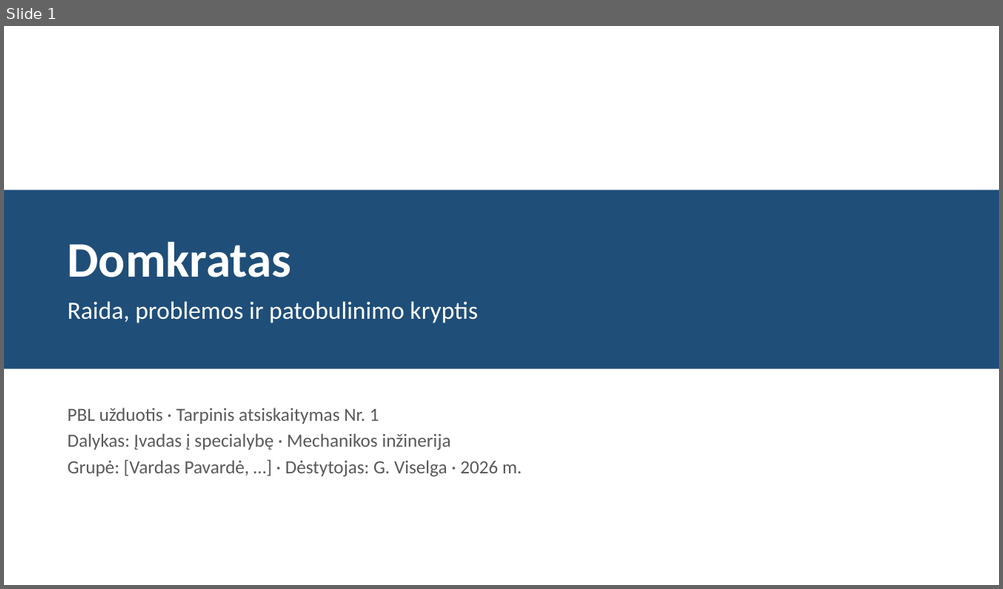
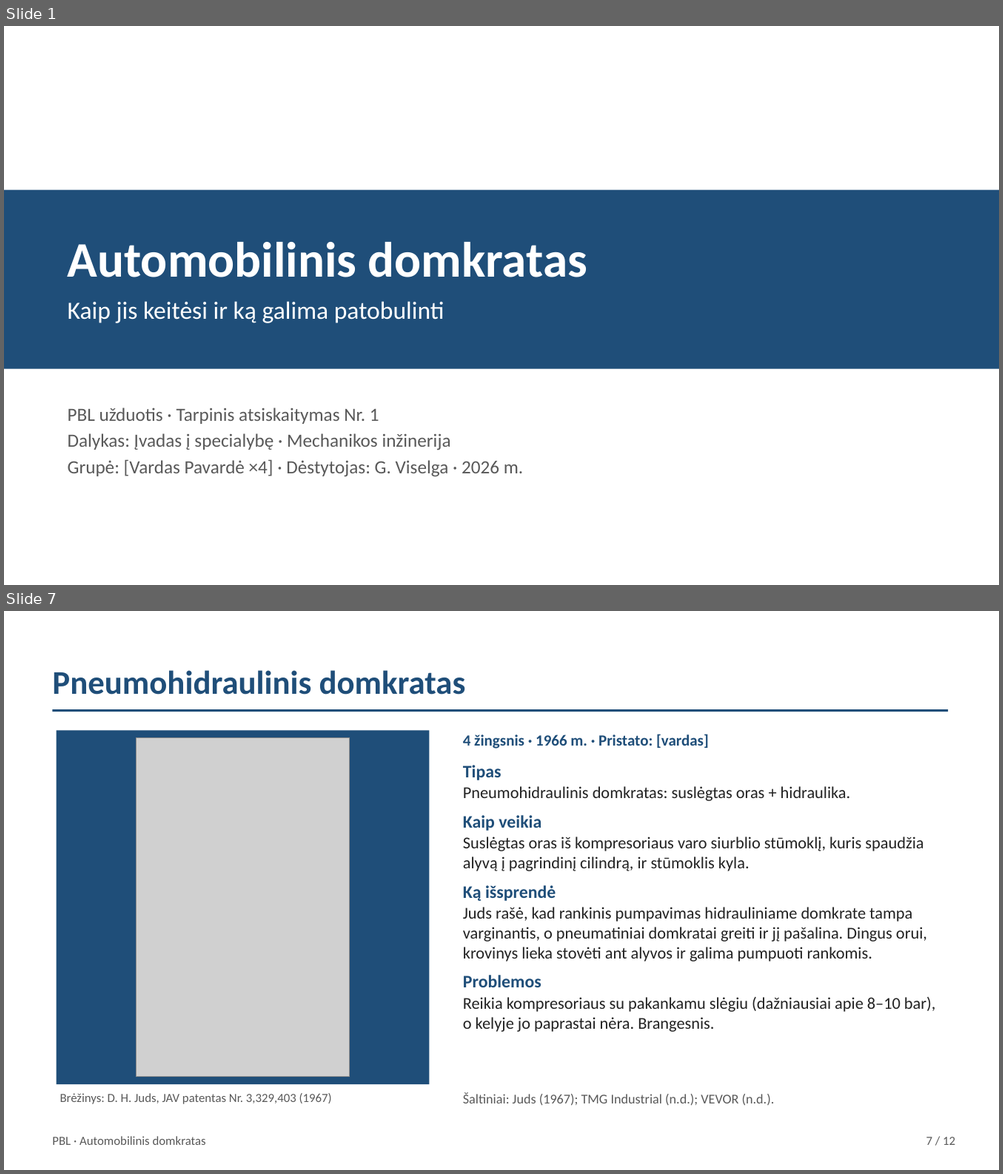
Before and after one commit to Goblinukas-beep/Ye, a slide deck: domkratas-ta1/domkratas-ta1.pptx. Shown one above the other, each under a label of ours: slide 1 before the commit, slides 1 and 7 after it; the slides between them are not shown. The pictures are 1003x589 and 1003x1174 pixels, drawn with LibreOffice and Linux fonts; fonts in the diff are those of the drawing; grey boxes stand for pictures. Boxes give left, top, right and bottom in pixels: in the first picture for what was removed or moved away, otherwise in the second. Text is boxed around its words. In the diff, an @@ line names an element or a change of style, - is before the commit and + after.

```diff
--- a/domkratas-ta1/domkratas-ta1.pptx
+++ b/domkratas-ta1/domkratas-ta1.pptx
@@ slide 7 added at (4, 611, 999, 1170), background #FFFFFF @@
@@ text added at (52, 670, 466, 695), 32 pt, text #1F4E79, bold @@
+Pneumohidraulinis domkratas
@@ rectangle added at (53, 709, 948, 712), fill #1F4E79 @@
@@ rectangle added at (57, 730, 430, 1085), fill #1F4E79 @@
@@ picture added at (136, 738, 350, 1077) @@
@@ text added at (463, 734, 708, 749), 15 pt, text #1F4E79, bold @@
+4 žingsnis · 1966 m. · Pristato: [vardas]
@@ text added at (463, 765, 936, 1032), 16 pt, text #222222 @@
+Tipas
+Pneumohidraulinis domkratas: suslėgtas oras + hidraulika.
+Kaip veikia
+Suslėgtas oras iš kompresoriaus varo siurblio stūmoklį, kuris spaudžia alyvą į pagrindinį cilindrą, ir stūmoklis kyla.
+Ką išsprendė
+Juds rašė, kad rankinis pumpavimas hidrauliniame domkrate tampa varginantis, o pneumatiniai domkratai greiti ir jį pašalina. Dingus orui, krovinys lieka stovėti ant alyvos ir galima pumpuoti rankomis.
+Problemos
+Reikia kompresoriaus su pakankamu slėgiu (dažniausiai apie 8–10 bar), o kelyje jo paprastai nėra. Brangesnis.
@@ text added at (60, 1093, 332, 1105), 12 pt, text #595959 @@
+Brėžinys: D. H. Juds, JAV patentas Nr. 3,329,403 (1967)
@@ text added at (463, 1093, 774, 1106), 13 pt, text #595959 @@
+Šaltiniai: Juds (1967); TMG Industrial (n.d.); VEVOR (n.d.).
@@ text added at (52, 1136, 206, 1145), 12 pt, text #595959 @@
+PBL · Automobilinis domkratas
@@ text added at (926, 1137, 955, 1145), 12 pt, text #595959 @@
+7 / 12
@@ slide 1 changed as well @@
@@ text at (68, 242, 587, 278): text changed @@
-Domkratas
+Automobilinis domkratas
@@ text at (68, 301, 444, 323): text changed @@
-Raida, problemos ir patobulinimo kryptis
+Kaip jis keitėsi ir ką galima patobulinti
@@ text at (68, 460, 523, 477): text changed @@
-Grupė: [Vardas Pavardė, …] · Dėstytojas: G. Viselga · 2026 m.
+Grupė: [Vardas Pavardė ×4] · Dėstytojas: G. Viselga · 2026 m.
```
Also in this commit, not shown: 2 other slides changed, 8 other slides added, 7 slides removed, 8 other files.
